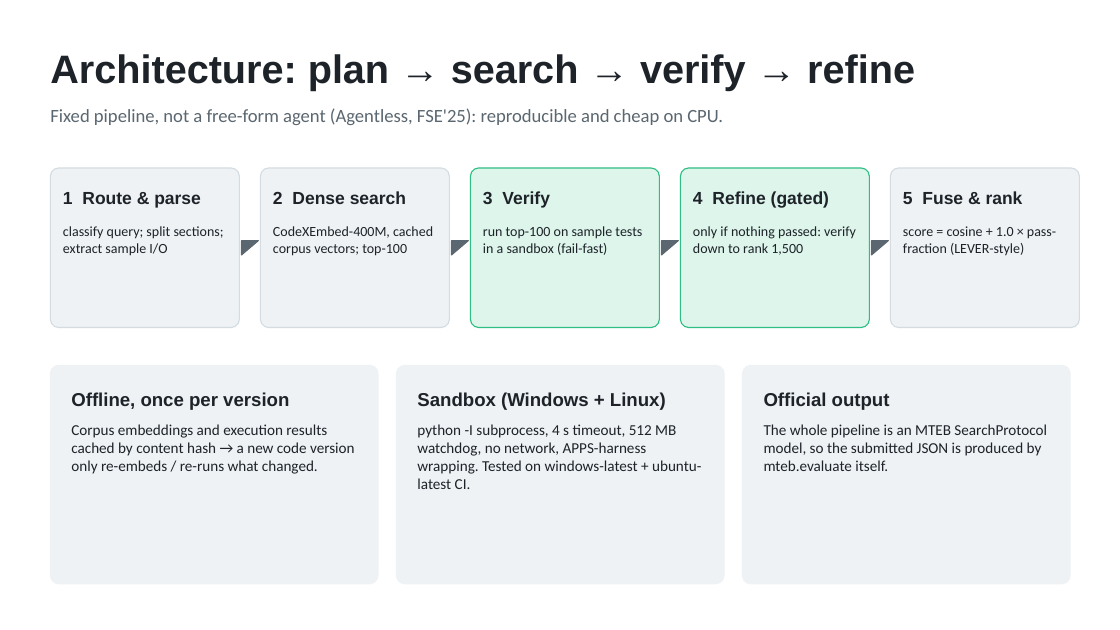
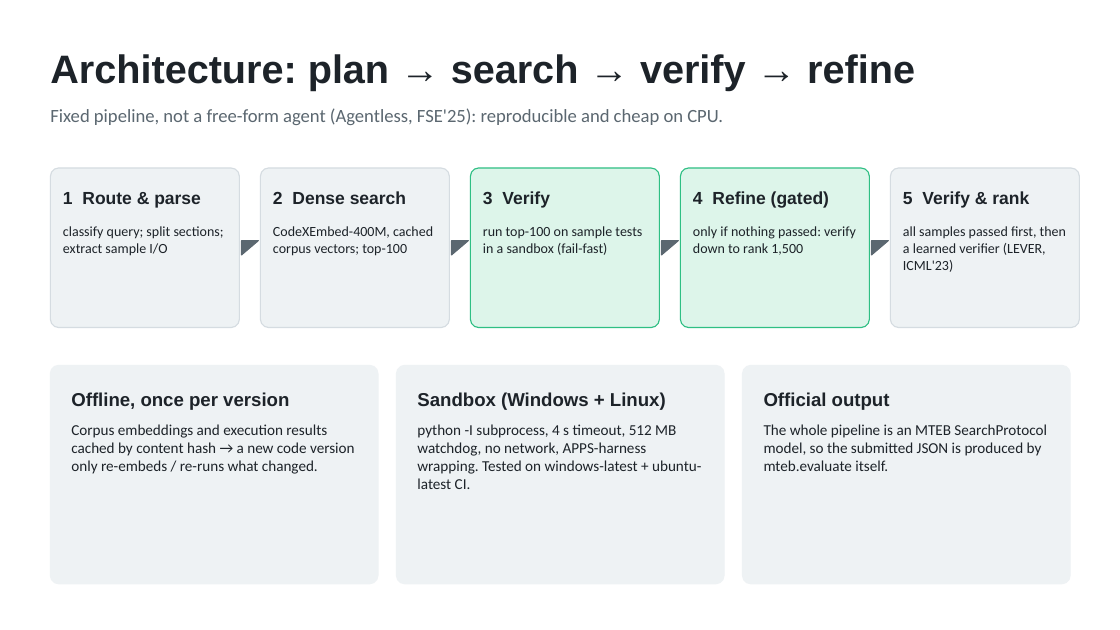
Before and after one commit to Ujjwl07/prism-genai-theme1, a slide deck: slide 4 of CollegeName_TeamName_Submission_ppt.pptx. Drawn at 1120x630 pixels with LibreOffice and Linux fonts; fonts in the diff are those of the drawing. Boxes give left, top, right and bottom in pixels: in the first picture for what was removed or moved away, otherwise in the second. Text is boxed around its words. In the diff, an @@ line names an element or a change of style, - is before the commit and + after.

```diff
--- a/CollegeName_TeamName_Submission_ppt.pptx
+++ b/CollegeName_TeamName_Submission_ppt.pptx
@@ text at (903,191,1029,208): text changed @@
-5 Fuse & rank
+5 Verify & rank
@@ text at (903,226,1066,272): text changed @@
-score = cosine + 1.0 × pass-fraction (LEVER-style)
+all samples passed first, then a learned verifier (LEVER, ICML'23)
```
Also in this commit, not shown: 5 other slides changed, 14 other files.
